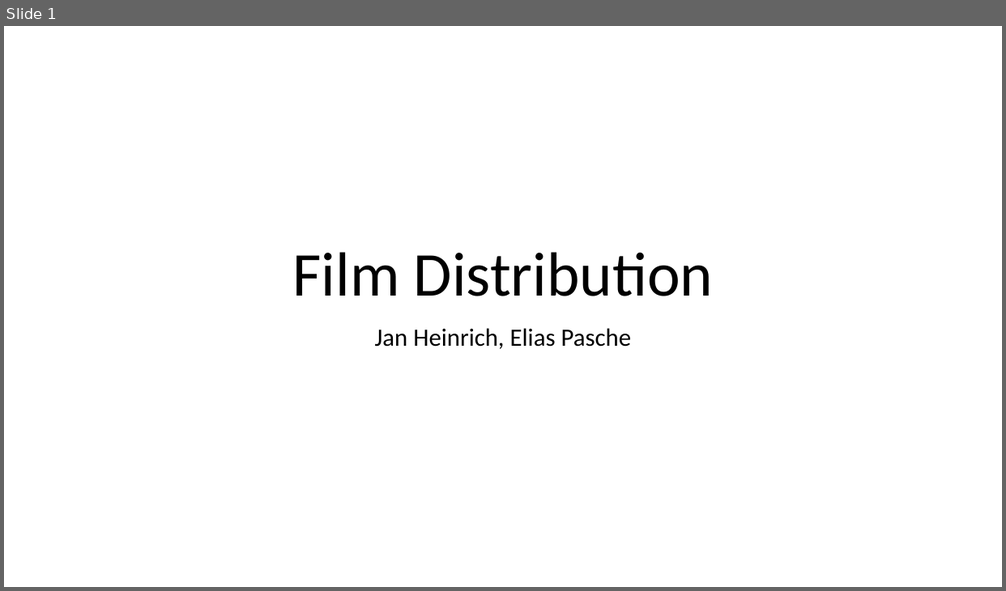
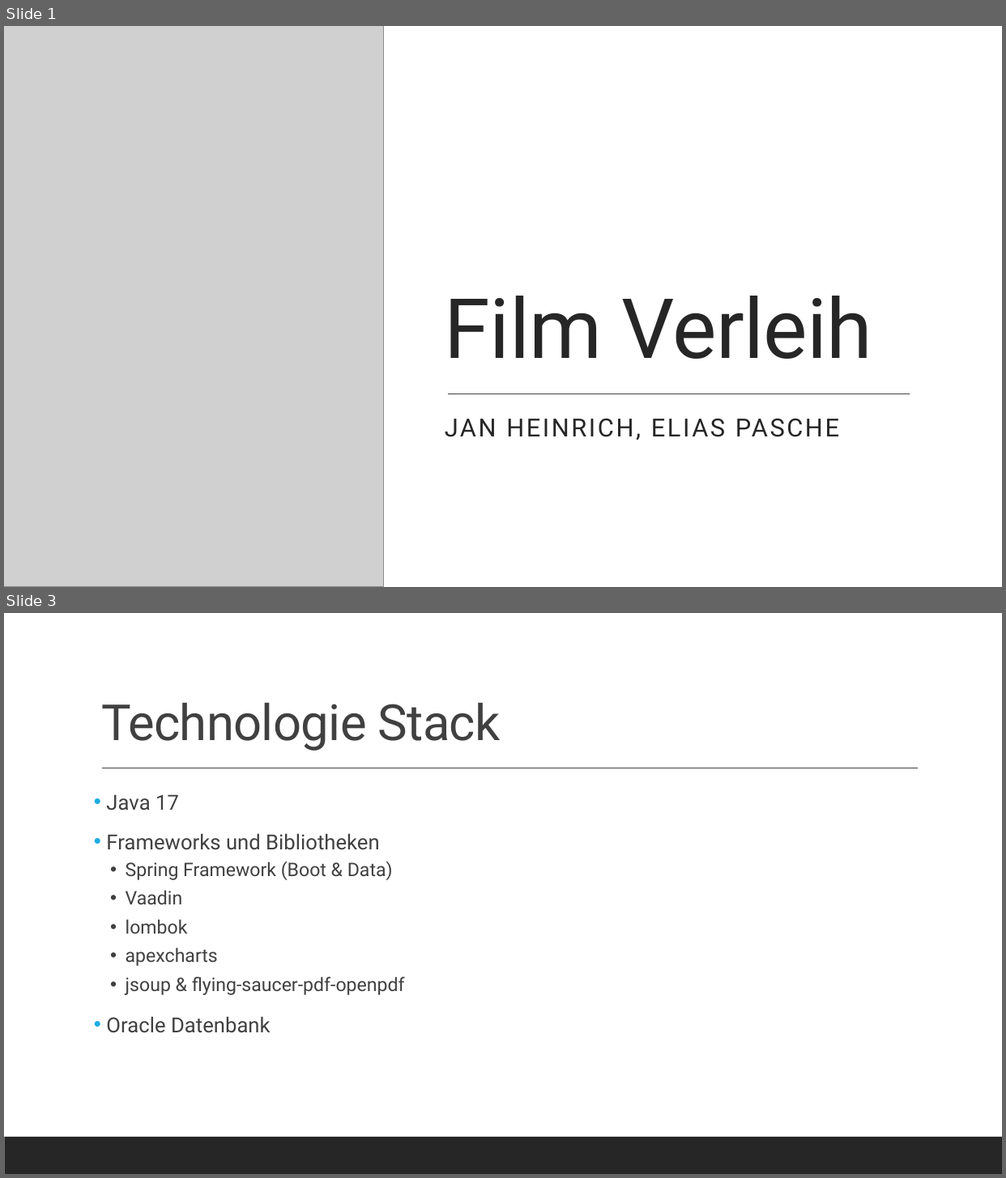
Before and after one commit to eliaspasche/film_distribution, a slide deck: doc/presentation.pptx. Shown one above the other, each under a label of ours: slide 1 before the commit, slides 1 and 3 after it; the slides between them are not shown. The pictures are 1006x591 and 1006x1178 pixels, drawn with LibreOffice and Linux fonts; fonts in the diff are those of the drawing; grey boxes stand for pictures. Boxes give left, top, right and bottom in pixels: in the first picture for what was removed or moved away, otherwise in the second. Text is boxed around its words. In the diff, an @@ line names an element or a change of style, - is before the commit and + after.

```diff
--- a/doc/presentation.pptx
+++ b/doc/presentation.pptx
@@ slide 3 added at [4,613,1002,1174], background #FFFFFF; not listed: 1 template element that a slide beside it also shows @@
@@ title added at [101,703,501,751], 48 pt, text #404040 @@
+Technologie Stack
@@ line added from (102, 769) to (918, 769), #404040 1 pt @@
@@ text added at [106,794,405,1033], 18 pt, text #404040 @@
+• Java 17
+• Frameworks und Bibliotheken
+  • Spring Framework (Boot & Data)
+  • Vaadin
+  • lombok
+  • apexcharts
+  • jsoup & flying-saucer-pdf-openpdf
+• Oracle Datenbank
@@ slide 1 changed as well @@
@@ rectangle added at [4,26,1002,587], fill #FFFFFF @@
@@ picture added at [4,26,384,587] @@
@@ title at [445,296,872,359]: text changed; size 60 to 80 pt; font Calibri to Roboto; text colour #000000 to #262626 @@
-Film Distribution
+Film Verleih
@@ line added from (449, 395) to (910, 395), #404040 1 pt @@
@@ subtitle at [445,419,839,440]: text changed; font Calibri to Roboto; text colour #000000 to #262626 @@
-Jan Heinrich, Elias Pasche
+JAN HEINRICH, ELIAS PASCHE
@@ rectangle added at [4,550,1002,587], fill #262626 @@
```
Also in this commit, not shown: 12 other slides added.
